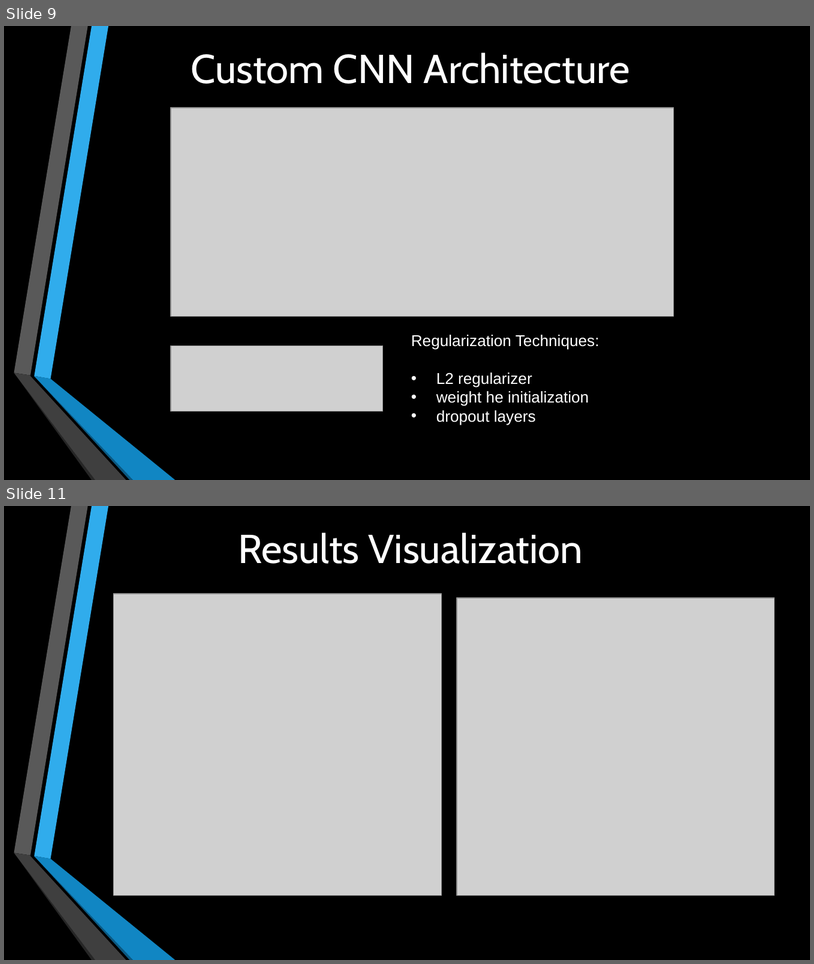
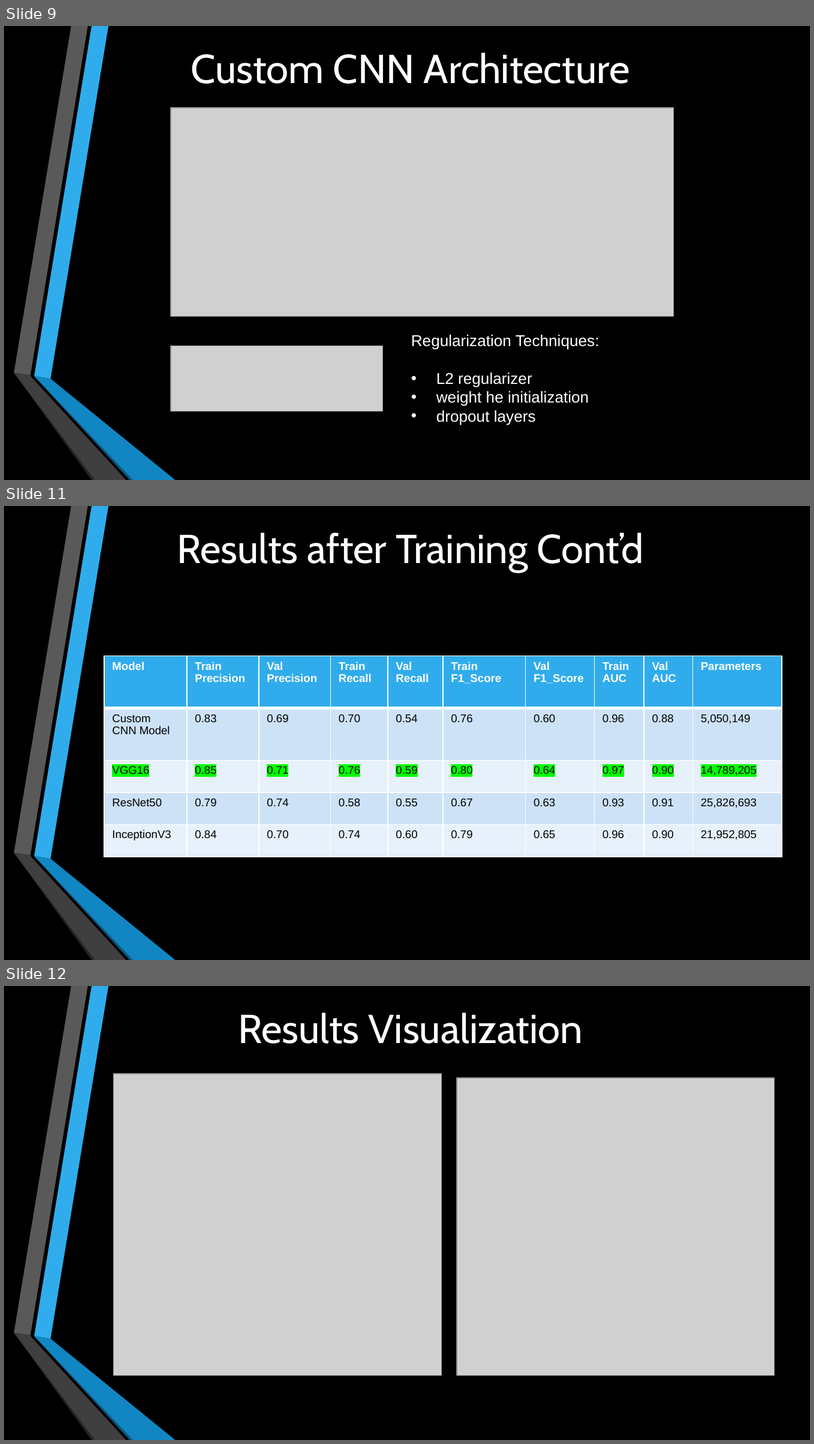
Before and after one commit to Girish-Rajani/Blindess_Detection_Deep_Learning, a slide deck: Blindness Detection Presentation.pptx. Shown one above the other, each under a label of ours: slides 9 and 11 before the commit, slides 9, 11 and 12 after it; the slides between them are not shown. The pictures are 814x964 and 814x1444 pixels, drawn with LibreOffice and Linux fonts; fonts in the diff are those of the drawing; grey boxes stand for pictures. Boxes give left, top, right and bottom in pixels: in the first picture for what was removed or moved away, otherwise in the second. Text is boxed around its words. In the diff, an @@ line names an element or a change of style, - is before the commit and + after.

```diff
--- a/Blindness Detection Presentation.pptx
+++ b/Blindness Detection Presentation.pptx
@@ slide 11 added at [4, 506, 810, 960], background #000000; not listed: 6 template elements that a slide beside it also shows @@
@@ title added at [177, 532, 644, 572], 36 pt, text #FFFFFF @@
+Results after Training Cont’d
@@ table added at [104, 656, 780, 857], 5 rows, 10 columns @@
+Model | Train / Precision | Val Precision | Train Recall | Val / Recall | Train / F1_Score | Val / F1_Score | Train AUC | Val / AUC | Parameters
+Custom / CNN Model | 0.83 | 0.69 | 0.70 | 0.54 | 0.76 | 0.60 | 0.96 | 0.88 | 5,050,149
+VGG16 | 0.85 | 0.71 | 0.76 | 0.59 | 0.80 | 0.64 | 0.97 | 0.90 | 14,789,205
+ResNet50 | 0.79 | 0.74 | 0.58 | 0.55 | 0.67 | 0.63 | 0.93 | 0.91 | 25,826,693
+InceptionV3 | 0.84 | 0.70 | 0.74 | 0.60 | 0.79 | 0.65 | 0.96 | 0.90 | 21,952,805
@@ what was slide 11 is now slide 12 @@
```
Also in this commit, not shown: 3 slides changed.
